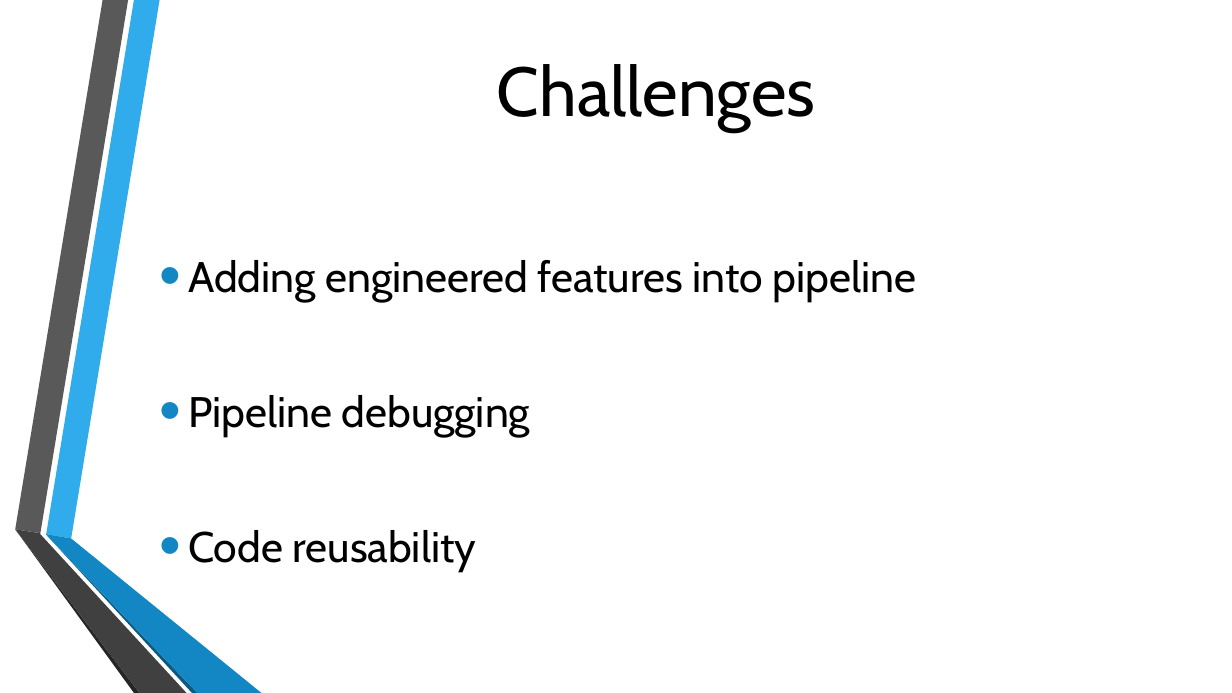
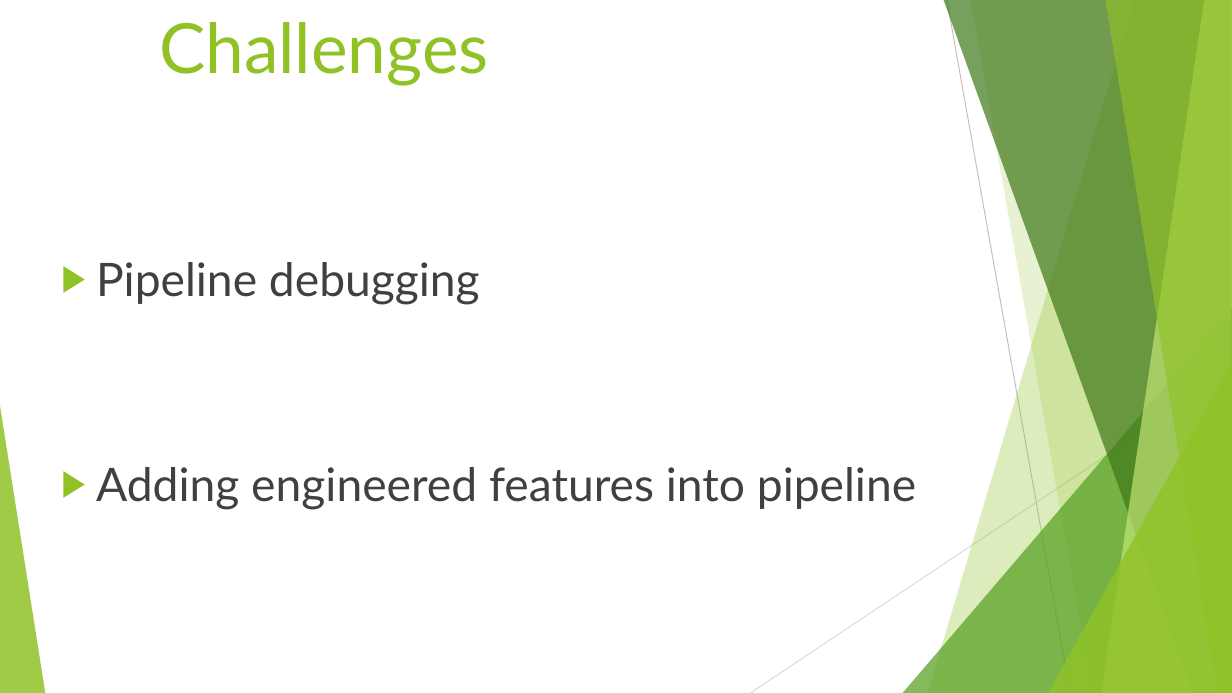
Before and after one commit to NB094/lighthouse-data-notes, a slide deck: slide 9 of Week_7/Day_4/Miniproject 4.pptx. Drawn at 1232x693 pixels with LibreOffice and Linux fonts; fonts in the diff are those of the drawing; background and template pictures are left out. Boxes give left, top, right and bottom in pixels: in the first picture for what was removed or moved away, otherwise in the second. Text is boxed around its words. In the diff, an @@ line names an element or a change of style, - is before the commit and + after.

```diff
--- a/Week_7/Day_4/Miniproject 4.pptx
+++ b/Week_7/Day_4/Miniproject 4.pptx
@@ title "Challenges" at box(159, 22, 488, 86): font Cabin to Lato, text colour #000000 to #90C226; alignment centre to left; vertical alignment middle to top @@
@@ text "Pipeline debugging": place and size @@
-text "Pipeline debugging" at box(188, 260, 916, 572)
+text "Pipeline debugging" at box(96, 262, 916, 509)
@@ text at box(96, 262, 480, 305): paragraph added @@
+▶ Pipeline debugging
@@ group added at box(0, 0, 1232, 693): 5 freeform shapes, 3 triangles, 2 lines @@
@@ text at box(188, 395, 531, 572): paragraphs removed @@
-• Pipeline debugging
-• Code reusability
@@ text at box(96, 467, 916, 509): size 33.3 to 36 pt, font Cabin to Lato, text colour #000000 to #404040 in "Adding engineered features into pipeline"; bullet • to ▶; less space between paragraphs; bullet colour #1287C3 to #90C226 @@
@@ group removed at box(15, 0, 262, 693): 6 freeform shapes @@
```
Also in this commit, not shown: 6 other slides changed, 2 slides added, 2 slides removed, 4 other files.
